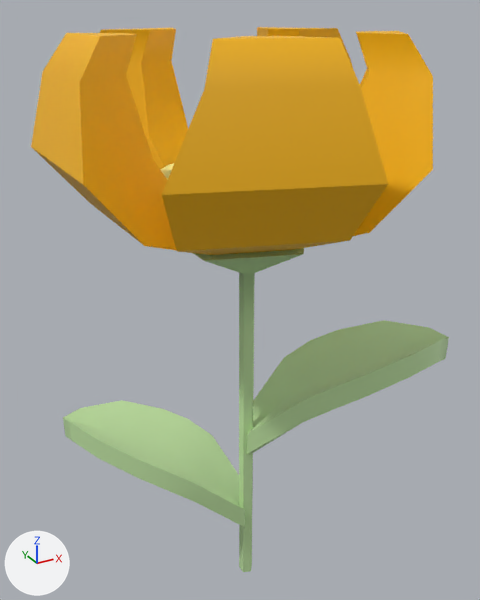
One commit to the glTF model assets/models/Marigold.glb: the scene before it, then after it.
Both versions are drawn from a camera (50 mm lens) standing at (-2.0, -6.47, 2.35) and looking at (0.08, -2.68, 0.45). Lighting does not change. The marker at lower left points along +X, +Y and +Z.

The scene before the commit, as lines of its bpy script (objects in view):
```python
ob_marigold = bpy.data.objects.new('Marigold', None)
ob_marigold.location = (0.0, -3.0, 0.0)
ob_marigold.scale = (40.0, 40.0, 40.0)
ob_pcube6 = bpy.data.objects.new('pCube6', me_pcube6)
ob_pcube6.parent = ob_marigold
ob_pcube6.location = (0.0167, -0.00178, 0.00163)
ob_pcube6.rotation_euler = (0.0, 0.0, -0.341)  # degrees (0, 0, -20)
ob_pcube6.scale = (13.3, 1.38, 1.38)
ob_pcube7 = bpy.data.objects.new('pCube7', me_pcube7)
ob_pcube7.parent = ob_marigold
ob_pcube7.location = (-0.0113, 0.014, -0.0164)
ob_pcube7.rotation_euler = (0.0, 0.0, 2.448)  # degrees (0, 0, 140)
ob_pcube7.scale = (12.9, 1.34, 1.34)
ob_ppipe12 = bpy.data.objects.new('pPipe12', me_ppipe12)
ob_ppipe12.parent = ob_marigold
ob_ppipe12.location = (0.000263, 0.00349, 0.00983)
ob_ppipe13 = bpy.data.objects.new('pPipe13', me_ppipe13)
ob_ppipe13.parent = ob_marigold
ob_ppipe13.location = (0.000484, 0.00335, -0.00037)
```
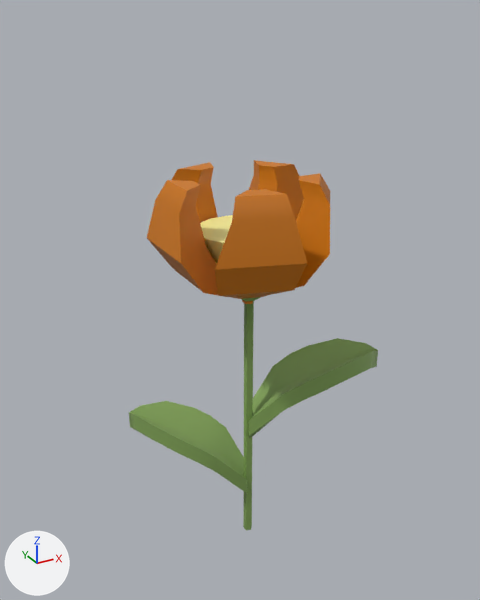
ob_marigold is not drawn itself; it is the parent of ob_pcube6, ob_pcube7, ob_pcylinder1, ob_ppipe12, ob_ppipe13.

Edits to the bpy script that builds the scene:
```text
Change mat_blinn13:
    mat_blinn13.base_color: (1.0, 0.506, 0.0) -> (0.643, 0.188, 0.0)  # yellow #ffbd00 -> orange #d27800
Add mat_blinn21:
    mat_blinn21 = principled_material('blinn21')
    mat_blinn21.base_color = (0.23, 0.377, 0.101)  # green #84a559
Change me_pcube6:
    where me_pcube6.from_pydata(...)  # 36 vertices, 68 faces; spans x -0.0013..0.0016, y -0.0063..0.0063, z -0.0153..0.0016
    remove me_pcube6.materials.append(mat_blinn2)  # green #c2e5a6
    add me_pcube6.materials.append(mat_blinn21)  # green #84a559
Change me_pcube7:
    where me_pcube7.from_pydata(...)  # 36 vertices, 68 faces; spans x -0.0013..0.0016, y -0.0063..0.0063, z -0.0153..0.0016
    remove me_pcube7.materials.append(mat_blinn2)  # green #c2e5a6
    add me_pcube7.materials.append(mat_blinn21)  # green #84a559
Change me_ppipe13:
    where me_ppipe13.from_pydata(...)  # 60 vertices, 120 faces; spans x -0.0112..0.012, y -0.0122..0.0122, z -0.0464..0.0252
    remove me_ppipe13.materials.append(mat_blinn2)  # green #c2e5a6
    add me_ppipe13.materials.append(mat_blinn21)  # green #84a559
Change ob_marigold:
    ob_marigold.scale: (40.0, 40.0, 40.0) -> (25.0, 25.0, 30.0)
Change ob_ppipe12:
    ob_ppipe12.scale: (1.0, 1.0, 1.0) -> (0.8, 0.8, 0.8)
```

Boxes (x1, y1, x2, y2) around the edits, measured in the pictures (480 x 600 px):
'pPipe12', recoloured, rescaled (54% narrower, 37% shorter)
    before: (31, 27, 433, 255)
    after: (147, 160, 330, 304)
'pCube7', recoloured, rescaled (35% narrower, 27% shorter)
    before: (63, 400, 245, 527)
    after: (129, 401, 247, 494)
'pCube6', recoloured, rescaled (36% narrower, 26% shorter)
    before: (247, 320, 449, 455)
    after: (249, 338, 378, 437)
'pPipe13', recoloured, rescaled
    before: (193, 248, 304, 572)
    after: (242, 297, 261, 530)
'pCylinder1', rescaled
    before: (160, 163, 174, 180)
    after: (200, 215, 233, 264)
